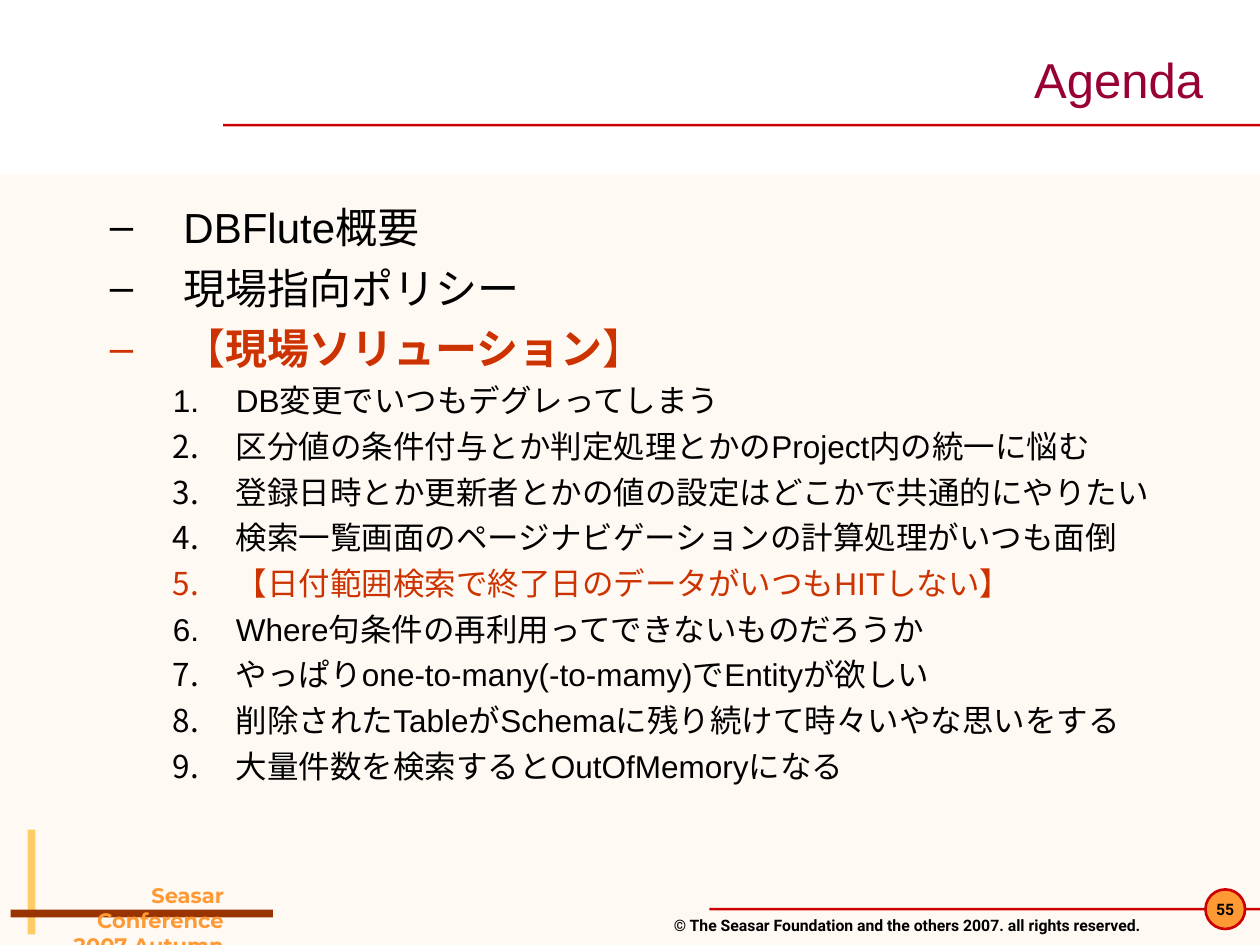
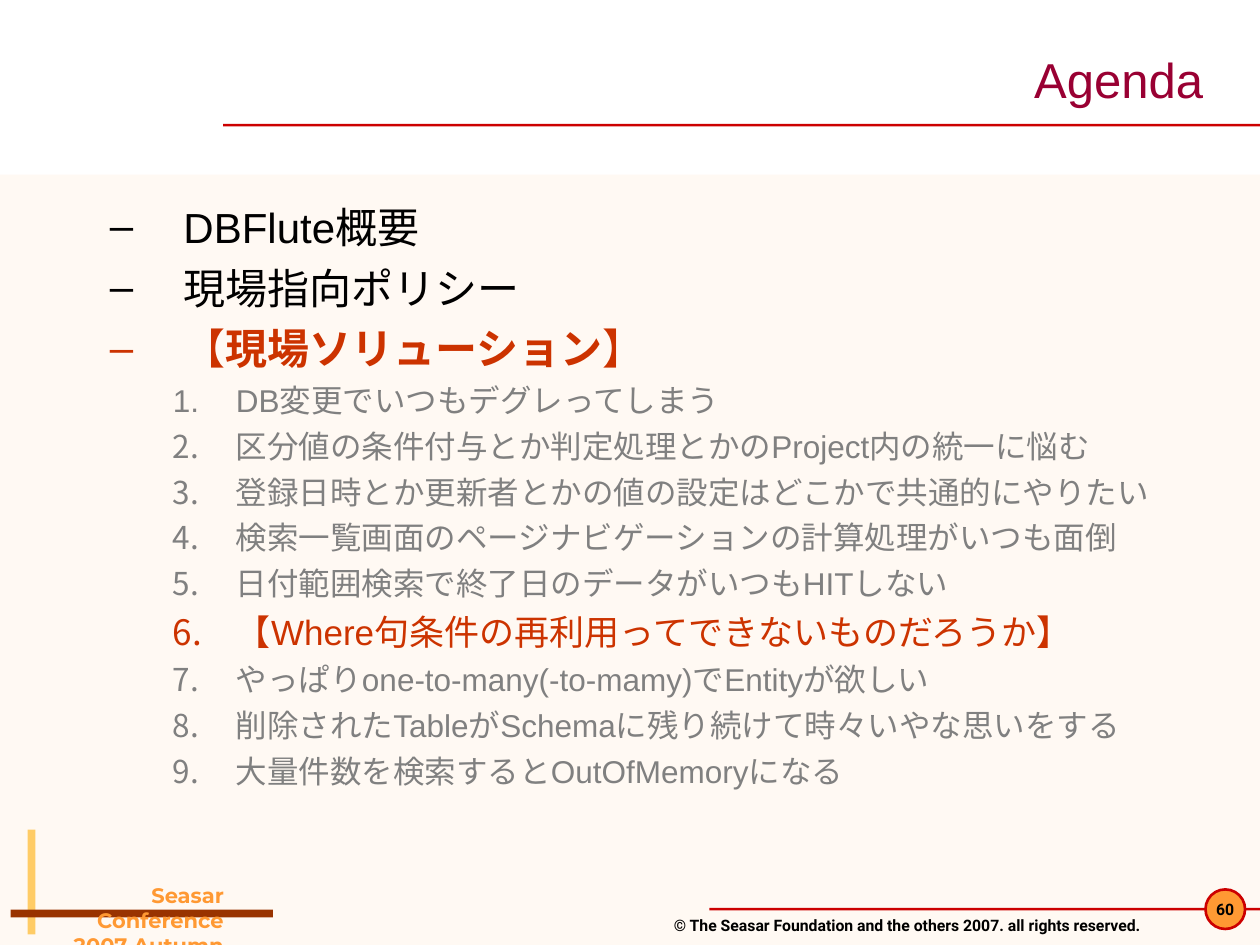
Before and after one commit to seasarorg/dbflute, a slide deck: slide 60 of dbflute/etc/doc/pres/sc2007a_2-DBFlute.ppt (slide 55 before the commit). Drawn at 1260x945 pixels with LibreOffice and Linux fonts; fonts in the diff are those of the drawing; background and template pictures are left out. Boxes give left, top, right and bottom in pixels: in the first picture for what was removed or moved away, otherwise in the second. Text is boxed around its words. In the diff, an @@ line names an element or a change of style, - is before the commit and + after.

```diff
--- a/dbflute/etc/doc/pres/sc2007a_2-DBFlute.ppt
+++ b/dbflute/etc/doc/pres/sc2007a_2-DBFlute.ppt
@@ text at (x1=236, y1=387, x2=1149, y2=790): text colour #000000 to #808080 in "DB変更でいつもデグレってしまう", "区分値の条件付与とか判定処理とかのProject内の統一に悩む", "登録日時とか更新者とかの値の設定はどこかで共通的にやりたい", "検索一覧画面のページナビゲーションの計算処理がいつも面倒" and 3 more places; bullet colour #000000 to #808080 @@
@@ text at (x1=236, y1=568, x2=1072, y2=648): text changed; size 18 to 20 pt @@
-    5. 【日付範囲検索で終了日のデータがいつもHITしない】
-    6. Where句条件の再利用ってできないものだろうか
+    5. 日付範囲検索で終了日のデータがいつもHITしない
+    6. 【Where句条件の再利用ってできないものだろうか】
@@ page number at (x1=1216, y1=903, x2=1234, y2=915): text changed @@
-55
+60
```
Also in this commit, not shown: 15 other slides changed, 4 slides added.
